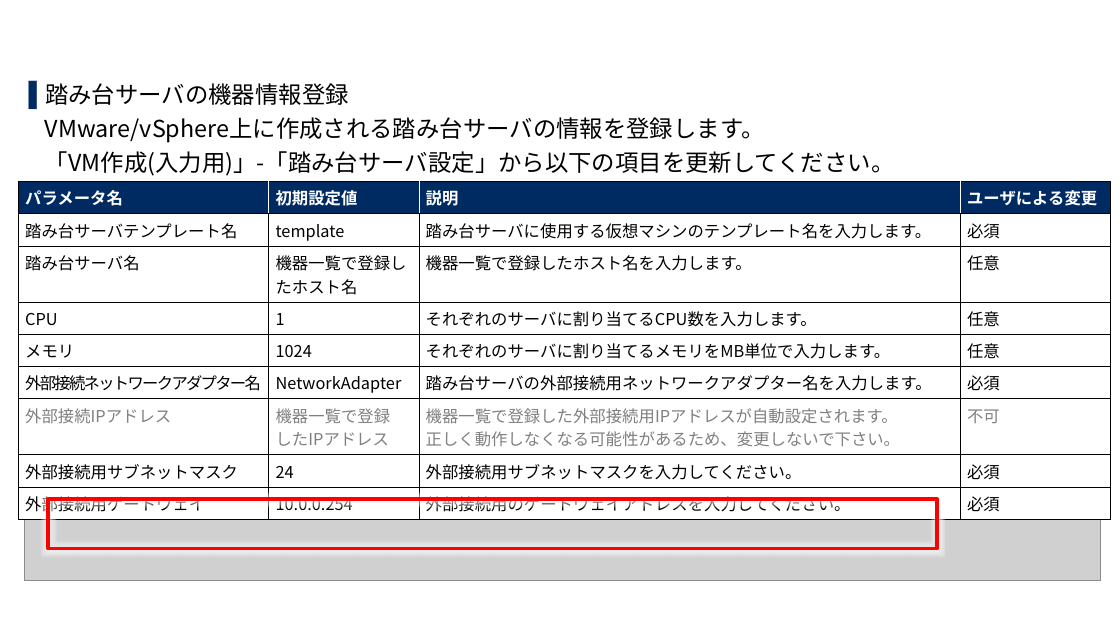
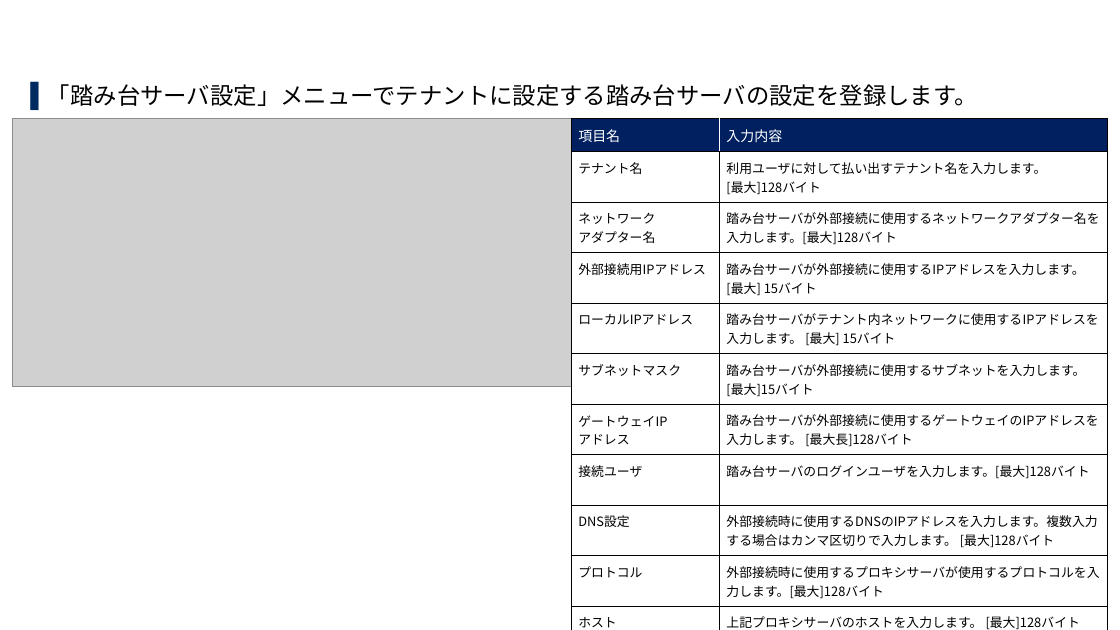
Before and after one commit to exastro-suite/SettingSamples-VMware, a slide deck: slide 31 of docs/setting-samples-vmware-install_ja.pptx (slide 22 before the commit). Drawn at 1120x630 pixels with LibreOffice and Linux fonts; fonts in the diff are those of the drawing; grey boxes stand for pictures; background and template pictures are left out. Boxes give left, top, right and bottom in pixels: in the first picture for what was removed or moved away, otherwise in the second. Text is boxed around its words. In the diff, an @@ line names an element or a change of style, - is before the commit and + after.

```diff
--- a/docs/setting-samples-vmware-install_ja.pptx
+++ b/docs/setting-samples-vmware-install_ja.pptx
@@ text at (47, 84, 978, 106): text changed @@
-▌ 踏み台サーバの機器情報登録
-VMware/vSphere上に作成される踏み台サーバの情報を登録します。
-「VM作成(入力用)」-「踏み台サーバ設定」から以下の項目を更新してください。
+▌ 「踏み台サーバ設定」メニューでテナントに設定する踏み台サーバの設定を登録します。
@@ picture added at (13, 118, 728, 386) @@
@@ table added at (572, 118, 1107, 630), 12 rows, 2 columns @@
+項目名 | 入力内容
+テナント名 | 利用ユーザに対して払い出すテナント名を入力します。 / [最大]128バイト
+ネットワーク / アダプター名 | 踏み台サーバが外部接続に使用するネットワークアダプター名を入力します。[最大]128バイト
+外部接続用IPアドレス | 踏み台サーバが外部接続に使用するIPアドレスを入力します。[最大] 15バイト
+ローカルIPアドレス | 踏み台サーバがテナント内ネットワークに使用するIPアドレスを入力します。 [最大] 15バイト
+サブネットマスク | 踏み台サーバが外部接続に使用するサブネットを入力します。[最大]15バイト
+ゲートウェイIP / アドレス | 踏み台サーバが外部接続に使用するゲートウェイのIPアドレスを入力します。 [最大長]128バイト
+接続ユーザ | 踏み台サーバのログインユーザを入力します。[最大]128バイト
+DNS設定 | 外部接続時に使用するDNSのIPアドレスを入力します。複数入力する場合はカンマ区切りで入力します。 [最大]128バイト
+プロトコル | 外部接続時に使用するプロキシサーバが使用するプロトコルを入力します。[最大]128バイト
+ホスト | 上記プロキシサーバのホストを入力します。 [最大]128バイト
+ポート | 上記プロキシサーバのポート番号を入力します。 / [最小値]1024 [最大値]65535
@@ table removed at (18, 181, 1111, 519), 9 rows, 4 columns @@
-パラメータ名 | 初期設定値 | 説明 | ユーザによる変更
-踏み台サーバテンプレート名 | template | 踏み台サーバに使用する仮想マシンのテンプレート名を入力します。 | 必須
-踏み台サーバ名 | 機器一覧で登録したホスト名 | 機器一覧で登録したホスト名を入力します。 | 任意
-CPU | 1 | それぞれのサーバに割り当てるCPU数を入力します。 | 任意
-メモリ | 1024 | それぞれのサーバに割り当てるメモリをMB単位で入力します。 | 任意
-外部接続ネットワークアダプター名 | NetworkAdapter | 踏み台サーバの外部接続用ネットワークアダプター名を入力します。 | 必須
-外部接続IPアドレス | 機器一覧で登録 / したIPアドレス | 機器一覧で登録した外部接続用IPアドレスが自動設定されます。 / 正しく動作しなくなる可能性があるため、変更しないで下さい。 | 不可
-外部接続用サブネットマスク | 24 | 外部接続用サブネットマスクを入力してください。 | 必須
-外部接続用ゲートウェイ | 10.0.0.254 | 外部接続用のゲートウェイアドレスを入力してください。 | 必須
@@ picture removed at (24, 502, 1101, 581) @@
@@ rectangle removed at (48, 499, 938, 549) @@
@@ page number at (1019, 607, 1103, 627): text changed @@
-22
+31
```
Also in this commit, not shown: 14 other slides changed, 28 slides added, 17 slides removed, 3 other files.
